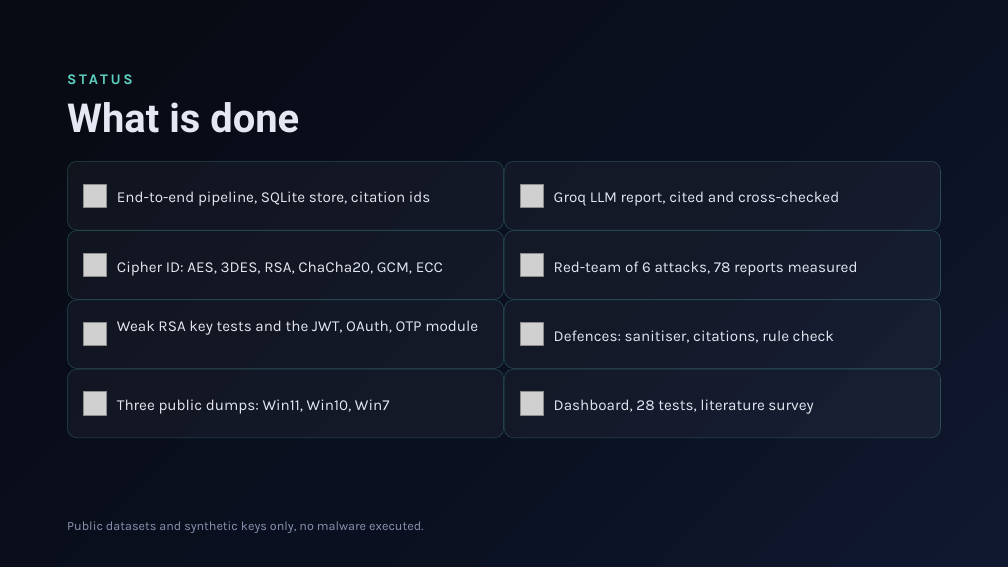
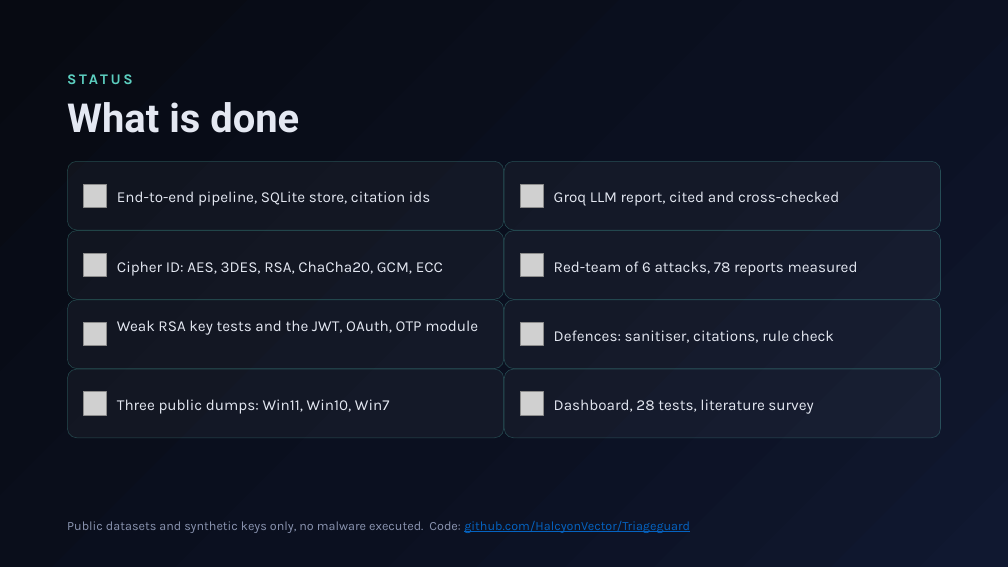
Before and after one commit to HalcyonVector/Triageguard, a slide deck: slide 3 of TriageGuard Progress Evaluation.pptx. Drawn at 1008x567 pixels with LibreOffice and Linux fonts; fonts in the diff are those of the drawing; grey boxes stand for pictures. Boxes give left, top, right and bottom in pixels: in the first picture for what was removed or moved away, otherwise in the second. Text is boxed around its words. In the diff, an @@ line names an element or a change of style, - is before the commit and + after.

```diff
--- a/TriageGuard Progress Evaluation.pptx
+++ b/TriageGuard Progress Evaluation.pptx
@@ text at (67, 521, 690, 533): text changed @@
-Public datasets and synthetic keys only, no malware executed.
+Public datasets and synthetic keys only, no malware executed. Code: github.com/HalcyonVector/Triageguard
```
Also in this commit, not shown: 2 other slides changed, 1 slide added.
